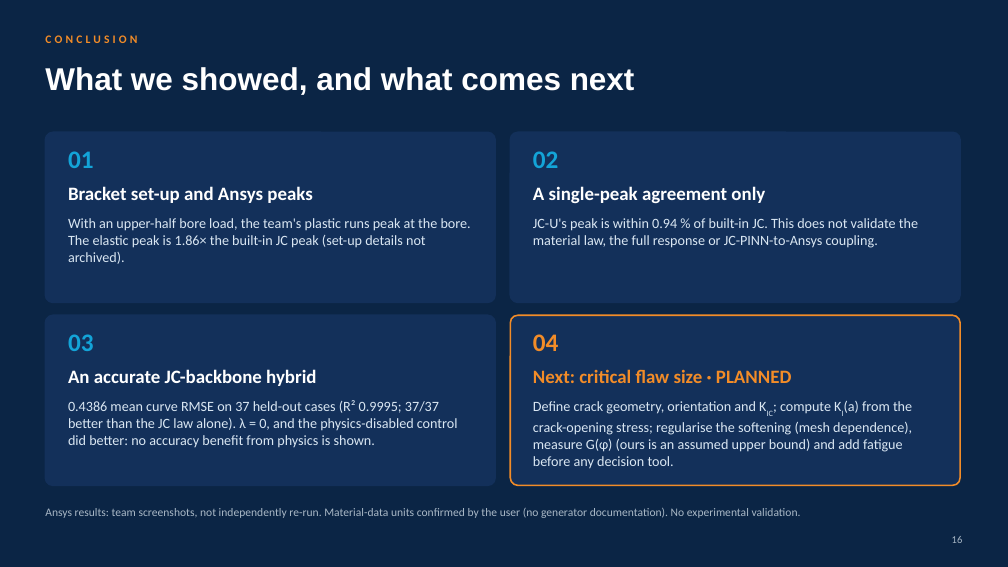
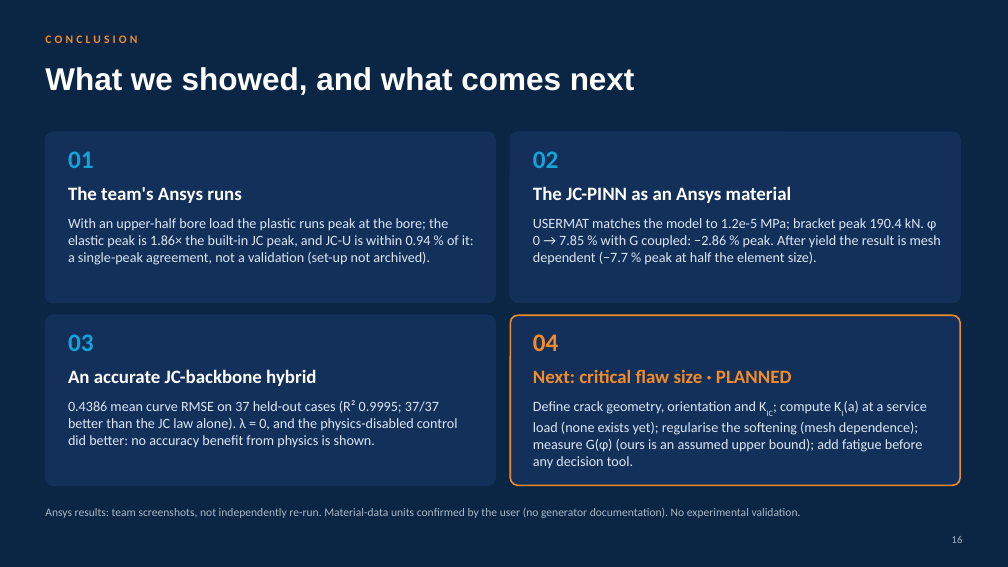
Before and after one commit to SaravananRamar06/MMM-ML, a slide deck: slide 16 of presentation/submission/Team8_Presentation_source.pptx. Drawn at 1008x567 pixels with LibreOffice and Linux fonts; fonts in the diff are those of the drawing. Boxes give left, top, right and bottom in pixels: in the first picture for what was removed or moved away, otherwise in the second. Text is boxed around its words. In the diff, an @@ line names an element or a change of style, - is before the commit and + after.

```diff
--- a/presentation/submission/Team8_Presentation_source.pptx
+++ b/presentation/submission/Team8_Presentation_source.pptx
@@ text at bbox=[68, 186, 241, 203]: text changed @@
-Bracket set-up and Ansys peaks
+The team's Ansys runs
@@ text at bbox=[533, 186, 792, 203]: text changed @@
-A single-peak agreement only
+The JC-PINN as an Ansys material
@@ text at bbox=[68, 218, 474, 265]: text changed @@
-With an upper-half bore load, the team's plastic runs peak at the bore. The elastic peak is 1.86× the built-in JC peak (set-up details not archived).
+With an upper-half bore load the plastic runs peak at the bore; the elastic peak is 1.86× the built-in JC peak, and JC-U is within 0.94 % of it: a single-peak agreement, not a validation (set-up not archived).
@@ text at bbox=[533, 218, 941, 265]: text changed @@
-JC-U's peak is within 0.94 % of built-in JC. This does not validate the material law, the full response or JC-PINN-to-Ansys coupling.
+USERMAT matches the model to 1.2e-5 MPa; bracket peak 190.4 kN. φ 0 → 7.85 % with G coupled: −2.86 % peak. After yield the result is mesh dependent (−7.7 % peak at half the element size).
@@ text at bbox=[533, 401, 927, 468]: text changed @@
-Define crack geometry, orientation and KIC; compute KI(a) from the crack-opening stress; regularise the softening (mesh dependence), measure G(φ) (ours is an assumed upper bound) and add fatigue before any decision tool.
+Define crack geometry, orientation and KIC; compute KI(a) at a service load (none exists yet); regularise the softening (mesh dependence); measure G(φ) (ours is an assumed upper bound); add fatigue before any decision tool.
```
Also in this commit, not shown: 5 other slides changed, 4 other files.
